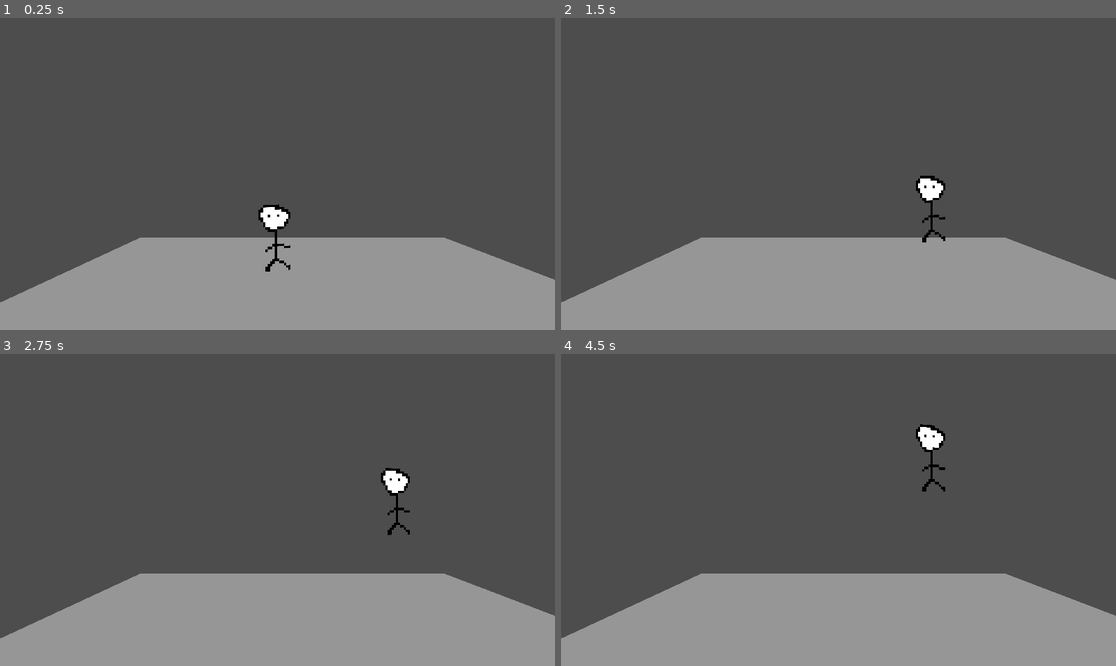
Above: before the commit, frames 1-4 (two rows, left to right).
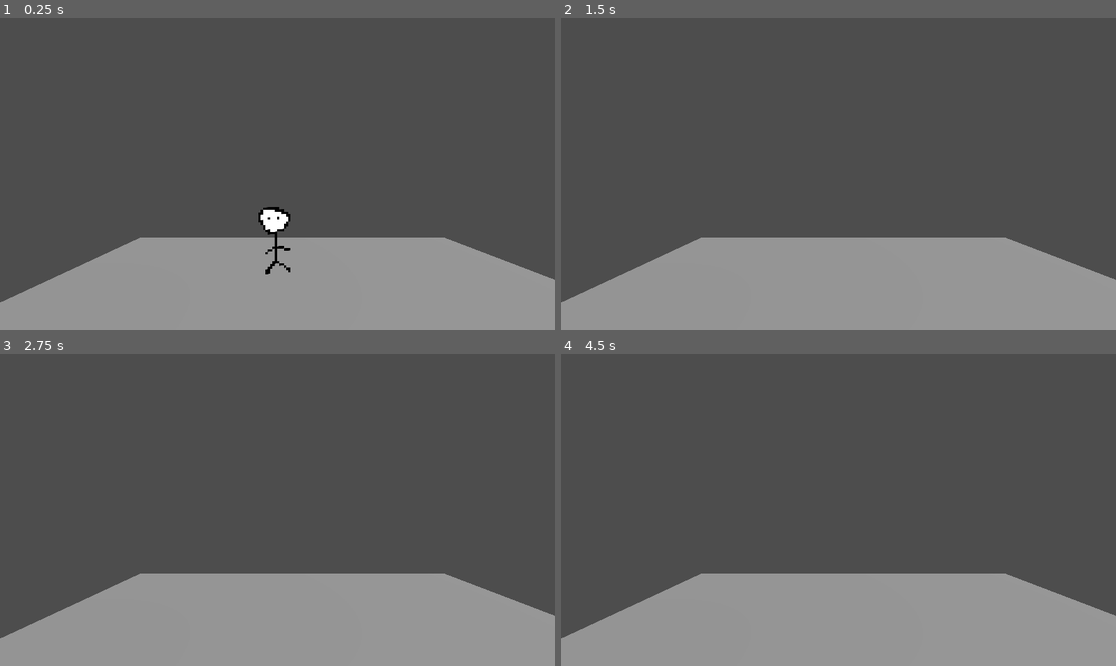
Above: after the commit, the same moments.

Repository: BrightTheBackpack/dimensions
Game: Godot game, scene res://node_3d.tscn
The game is run twice, just before and just after one commit, with the same random seed, the same clock (stepped at 60 frames per second) and the same inputs.
Inputs:
- Up to frame 1 (0.25 s): no input
- Up to frame 2 (1.5 s): tap Enter at 0.5 s; hold D (move_right) 0.53-1.28 s; hold Space (jump) 0.53-1.28 s; tap End (ui_end) at 0.6 s; hold A (move_left) from 1.28 s (still down); tap Space (jump) at 1.35 s
- Up to frame 3 (2.75 s): tap Space (jump) at 1.52, 1.82 s; tap End (ui_end) at 1.55, 2.1 s; release A (move_left) at 2.03 s; hold D (move_right) from 2.03 s (still down); hold Space (jump) from 2.03 s (still down)
- Up to frame 4 (4.5 s): release Space (jump) at 2.78 s; tap End (ui_end) at 2.85, 4.35 s; tap Space (jump) at 3.02, 3.32 s; release D (move_right) at 3.53 s; hold Space (jump) 3.53-4.28 s; hold A (move_left) from 3.53 s (still down)

The runs differ from the first frame. In frame 1, 0.3% of the frame differs, in the area x 46-53%, y 59-83%; in frame 2, 0.5%; in frame 3, 0.5%; in frame 4, 0.5%, in the area x 63-70%, y 22-45%.

Commit message:
add body to the player

Diff:
--- /dev/null
+++ b/character_body_3d.gd
@@ -0,0 +1,28 @@
+extends CharacterBody3D
+
+
+const SPEED = 5.0
+const JUMP_VELOCITY = 4.5
+
+
+func _physics_process(delta: float) -> void:
+	# Add the gravity.
+	if not is_on_floor():
+		velocity += get_gravity() * delta
+
+	# Handle jump.
+	if Input.is_action_just_pressed("jump") and is_on_floor():
+		velocity.y = JUMP_VELOCITY
+
+	# Get the input direction and handle the movement/deceleration.
+	# As good practice, you should replace UI actions with custom gameplay actions.
+	var input_dir := Input.get_vector("move_left", "move_right", "ui_end", "ui_end")
+	var direction := (transform.basis * Vector3(input_dir.x, 0, input_dir.y)).normalized()
+	if direction:
+		velocity.x = direction.x * SPEED
+		velocity.z = direction.z * SPEED
+	else:
+		velocity.x = move_toward(velocity.x, 0, SPEED)
+		velocity.z = move_toward(velocity.z, 0, SPEED)
+
+	move_and_slide()
--- a/node_3d.tscn
+++ b/node_3d.tscn
@@ -1,6 +1,7 @@
-[gd_scene load_steps=6 format=3 uid="uid://bjffumif2gh2u"]
+[gd_scene load_steps=8 format=3 uid="uid://bjffumif2gh2u"]
 
 [ext_resource type="PackedScene" uid="uid://bca6qi4l4aamw" path="res://player.tscn" id="1_a202f"]
+[ext_resource type="Script" uid="uid://u7ug71x4psto" path="res://character_body_3d.gd" id="2_a0tk4"]
 [ext_resource type="Script" uid="uid://ec7pttehjxh0" path="res://sprite_3d.gd" id="2_noarx"]
 
 [sub_resource type="BoxShape3D" id="BoxShape3D_4xowi"]
@@ -10,6 +11,8 @@
 
 [sub_resource type="ViewportTexture" id="ViewportTexture_a202f"]
 viewport_path = NodePath("SubViewport")
+
+[sub_resource type="CapsuleShape3D" id="CapsuleShape3D_noarx"]
 
 [node name="Node3D(Main)" type="Node3D"]
 
@@ -24,7 +27,7 @@
 mesh = SubResource("BoxMesh_4xowi")
 
 [node name="DirectionalLight3D" type="DirectionalLight3D" parent="."]
-transform = Transform3D(1, 0, 0, 0, 0.00174524, 0.999999, 0, -0.999999, 0.00174524, 0, 29.2411, 21.8272)
+transform = Transform3D(0.991252, 0.000230336, 0.131979, -0.13198, 0.00172997, 0.991251, 7.25965e-12, -0.999998, 0.00174524, -55.2618, -77.3401, -157.215)
 
 [node name="Marker3D" type="Marker3D" parent="."]
 
@@ -37,7 +40,15 @@
 
 [node name="Area2D" parent="SubViewport" instance=ExtResource("1_a202f")]
 
-[node name="Sprite3D" type="Sprite3D" parent="."]
+[node name="CharacterBody3D(Player)" type="CharacterBody3D" parent="."]
+script = ExtResource("2_a0tk4")
+
+[node name="Sprite3D" type="Sprite3D" parent="CharacterBody3D(Player)"]
 transform = Transform3D(-0.985856, 0, -0.167595, 0, 1, 0, 0.167595, 0, -0.985856, -0.517958, 2.97239, -14.47)
 texture = SubResource("ViewportTexture_a202f")
 script = ExtResource("2_noarx")
+
+[node name="CollisionShape3D" type="CollisionShape3D" parent="CharacterBody3D(Player)"]
+transform = Transform3D(5, 0, 0, 0, 5, 0, 0, 0, 5, 0.11863, 4.7768, -13.792)
+shape = SubResource("CapsuleShape3D_noarx")
+debug_color = Color(0.890196, 0, 0.792157, 1)
--- a/sprite_3d.gd
+++ b/sprite_3d.gd
@@ -1,16 +1,19 @@
 extends Sprite3D
-
-@export var speed: float = 20.0
-
-func _process(delta):
-	var input = 0.0
-	var inputy= 0.0
-	if Input.is_action_pressed("move_left"):
-		input -= 1.0
-	if Input.is_action_pressed("move_right"):
-		input += 1.0
-	if Input.is_action_just_pressed("jump"):
-		inputy += 5.0
-
-	position.x += input * speed * delta
-	position.y += inputy * speed * delta
+#
+#@export var speed: float = 20.0
+#func _process(delta):
+	#var input = 0.0
+	#var inputy= 0.0
+	#if Input.is_action_pressed("move_left"):
+		#input -= 1.0
+	#if Input.is_action_pressed("move_right"):
+		#input += 1.0
+	#if Input.is_action_just_pressed("jump"):
+		#inputy += 10.0
+	#else:
+		#inputy += -0.5
+#
+	#position.x += input * speed * delta
+	#position.y += inputy * speed * delta
+	#if position.y < 2:
+		#position.y = 2
Not shown, added: character_body_3d.gd.uid
